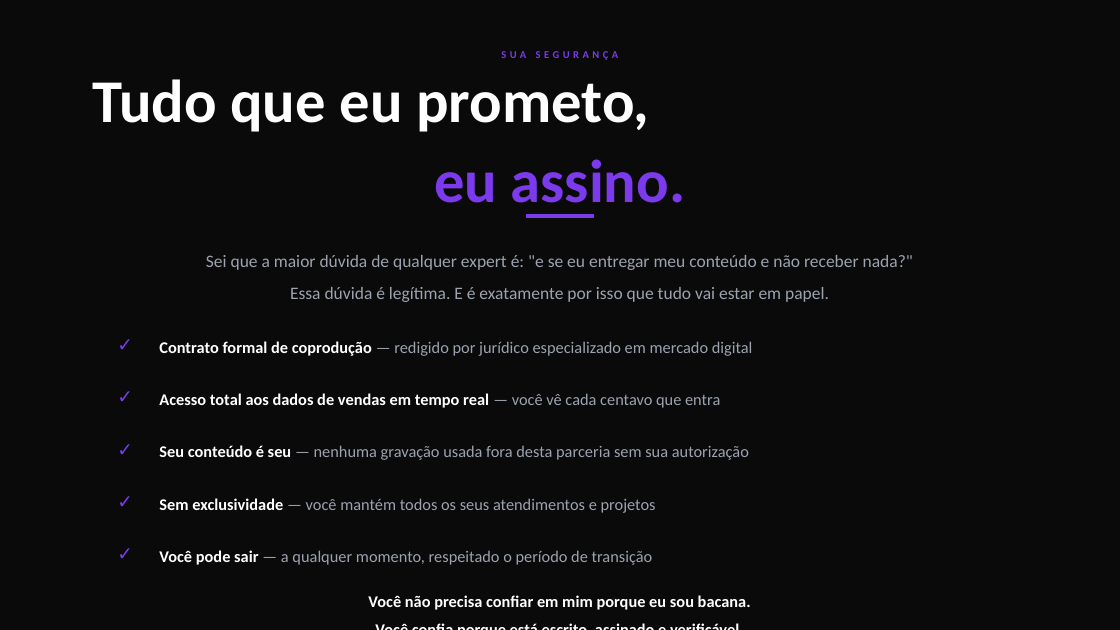
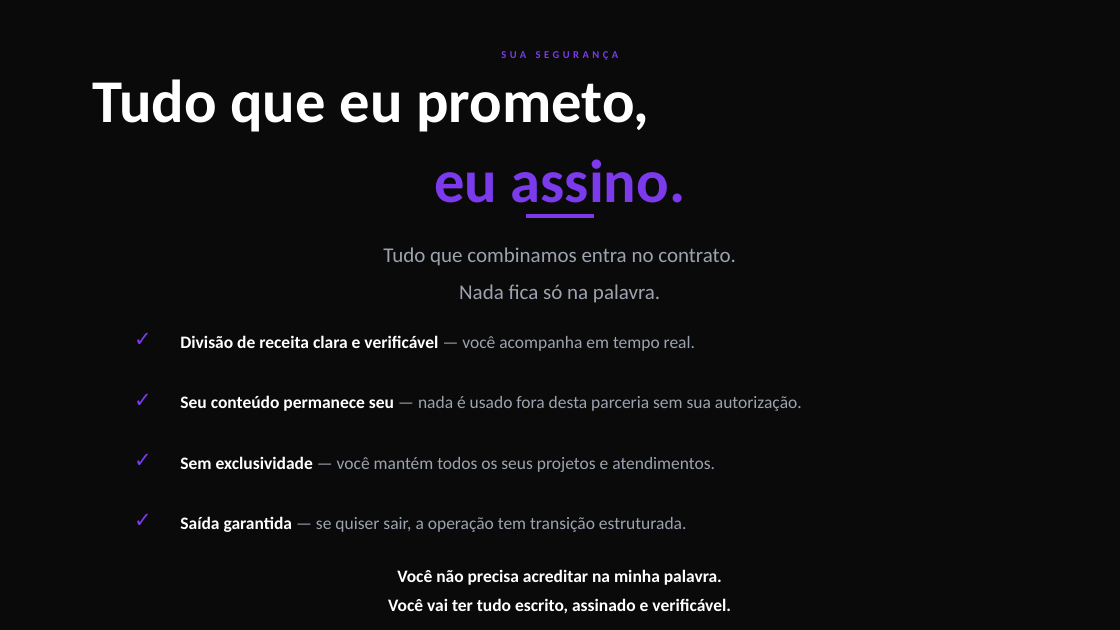
Before and after one commit to okauarodriguez-dotcom/grupoaura, a slide deck: slide 12 of operacoes/apresentacoes/monica/Pitch-Monica.pptx. Drawn at 1120x630 pixels with LibreOffice and Linux fonts; fonts in the diff are those of the drawing. Boxes give left, top, right and bottom in pixels: in the first picture for what was removed or moved away, otherwise in the second. Text is boxed around its words. In the diff, an @@ line names an element or a change of style, - is before the commit and + after.

Commit message:
auto: atualizacao do projeto 2026-04-28_2135

```diff
--- a/operacoes/apresentacoes/monica/Pitch-Monica.pptx
+++ b/operacoes/apresentacoes/monica/Pitch-Monica.pptx
@@ text at [383,247,736,303]: text changed; size 15 to 18 pt @@
-Sei que a maior dúvida de qualquer expert é: "e se eu entregar meu conteúdo e não receber nada?"
-Essa dúvida é legítima. E é exatamente por isso que tudo vai estar em papel.
+Tudo que combinamos entra no contrato.
+Nada fica só na palavra.
@@ text "✓": place and size @@
-text "✓" at [109,323,143,365]
+text "✓" at [126,315,160,361]
@@ text at [180,335,695,351]: text changed; size 14 to 15 pt; text colour #9CA3AF to #FFFFFF; bold on @@
-Contrato formal de coprodução — redigido por jurídico especializado em mercado digital
+Divisão de receita clara e verificável — você acompanha em tempo real.
@@ text "✓": place and size @@
-text "✓" at [109,376,143,418]
+text "✓" at [126,376,160,422]
@@ text removed at [159,393,720,408] @@
-Acesso total aos dados de vendas em tempo real — você vê cada centavo que entra
@@ text at [180,395,802,411]: text changed; size 14 to 15 pt @@
-Seu conteúdo é seu — nenhuma gravação usada fora desta parceria sem sua autorização
+Seu conteúdo permanece seu — nada é usado fora desta parceria sem sua autorização.
@@ text "✓": place and size @@
-text "✓" at [109,428,143,470]
+text "✓" at [126,436,160,482]
@@ text at [180,456,715,472]: text changed; size 14 to 15 pt @@
-Sem exclusividade — você mantém todos os seus atendimentos e projetos
+Sem exclusividade — você mantém todos os seus projetos e atendimentos.
@@ size 16 to 18 pt in 4 elements at [126,376,160,422], [126,315,160,361], [126,436,160,482], [126,497,160,543] @@
@@ text "✓": place and size @@
-text "✓" at [109,480,143,522]
+text "✓" at [126,497,160,543]
@@ text removed at [109,532,143,574] @@
-✓
@@ text at [180,516,687,532]: text changed; size 14 to 15 pt @@
-Você pode sair — a qualquer momento, respeitado o período de transição
+Saída garantida — se quiser sair, a operação tem transição estruturada.
@@ text at [388,569,731,613]: text changed; size 14 to 15 pt @@
-Você não precisa confiar em mim porque eu sou bacana.
-Você confia porque está escrito, assinado e verificável.
+Você não precisa acreditar na minha palavra.
+Você vai ter tudo escrito, assinado e verificável.
```
Also in this commit, not shown: 3 other slides changed, 3 slides added, 3 slides removed, 6 other files.
